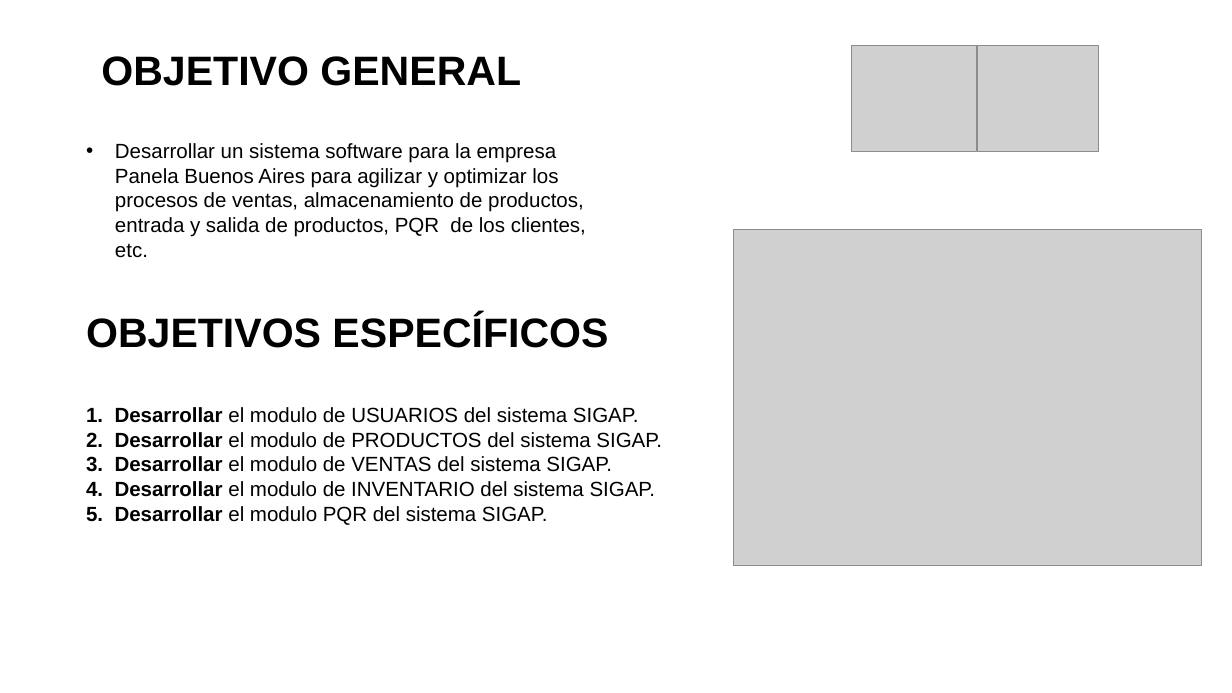
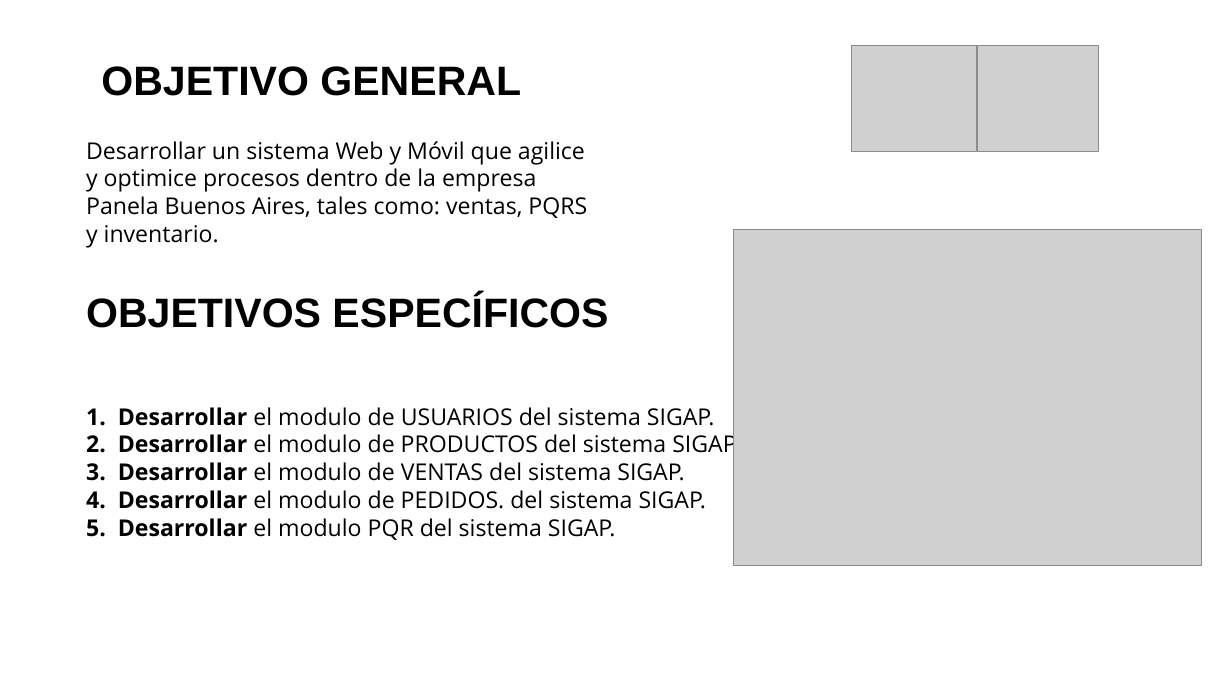
Before and after one commit to Sebas-loboa845/Proyecto_SIGAP, a slide deck: slide 7 of _docs_/trim01/01_contextualizacion/Presentación del Proyecto_2.pptx (slide 6 before the commit). Drawn at 1232x693 pixels with LibreOffice and Linux fonts; fonts in the diff are those of the drawing; grey boxes stand for pictures; background and template pictures are left out. Boxes give left, top, right and bottom in pixels: in the first picture for what was removed or moved away, otherwise in the second. Text is boxed around its words. In the diff, an @@ line names an element or a change of style, - is before the commit and + after.

```diff
--- a/_docs_/trim01/01_contextualizacion/Presentación del Proyecto_2.pptx
+++ b/_docs_/trim01/01_contextualizacion/Presentación del Proyecto_2.pptx
@@ text "OBJETIVO GENERAL": place and size @@
-text "OBJETIVO GENERAL" at [101, 56, 521, 86]
+text "OBJETIVO GENERAL" at [101, 66, 521, 96]
@@ text at [86, 141, 587, 248]: text changed; size 16 to 18 pt; font Arial to Open Sans @@
-• Desarrollar un sistema software para la empresa Panela Buenos Aires para agilizar y optimizar los procesos de ventas, almacenamiento de productos, entrada y salida de productos, PQR de los clientes, etc.
+Desarrollar un sistema Web y Móvil que agilice y optimice procesos dentro de la empresa Panela Buenos Aires, tales como: ventas, PQRS y inventario.
@@ text "OBJETIVOS ESPECÍFICOS": place and size @@
-text "OBJETIVOS ESPECÍFICOS" at [86, 314, 608, 348]
+text "OBJETIVOS ESPECÍFICOS" at [86, 294, 608, 328]
@@ text at [86, 407, 740, 540]: size 16 to 18 pt, font Arial to Open Sans in "1. Desarrollar el modulo de USUARIOS del ...", "2. Desarrollar el modulo de PRODUCTOS del ...", "3. Desarrollar el modulo de VENTAS del ...", "5. Desarrollar el modulo PQR del sistema ..." @@
@@ text at [86, 490, 707, 509]: text changed; size 16 to 18 pt; font Arial to Open Sans @@
-4. Desarrollar el modulo de INVENTARIO del sistema SIGAP.
+4. Desarrollar el modulo de PEDIDOS. del sistema SIGAP.
```
Also in this commit, not shown: 4 other slides changed, 2 slides added, 10 other files.
